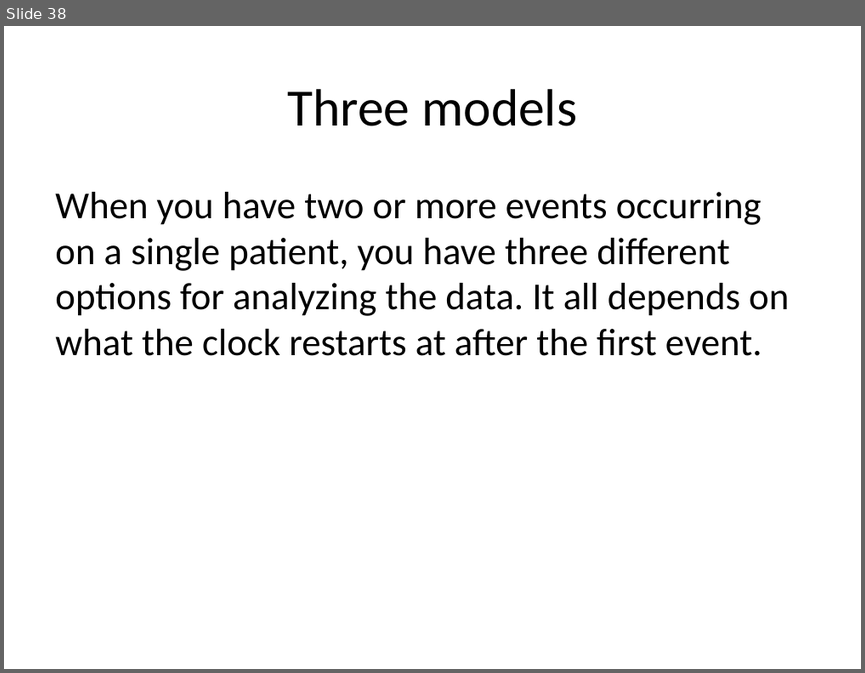
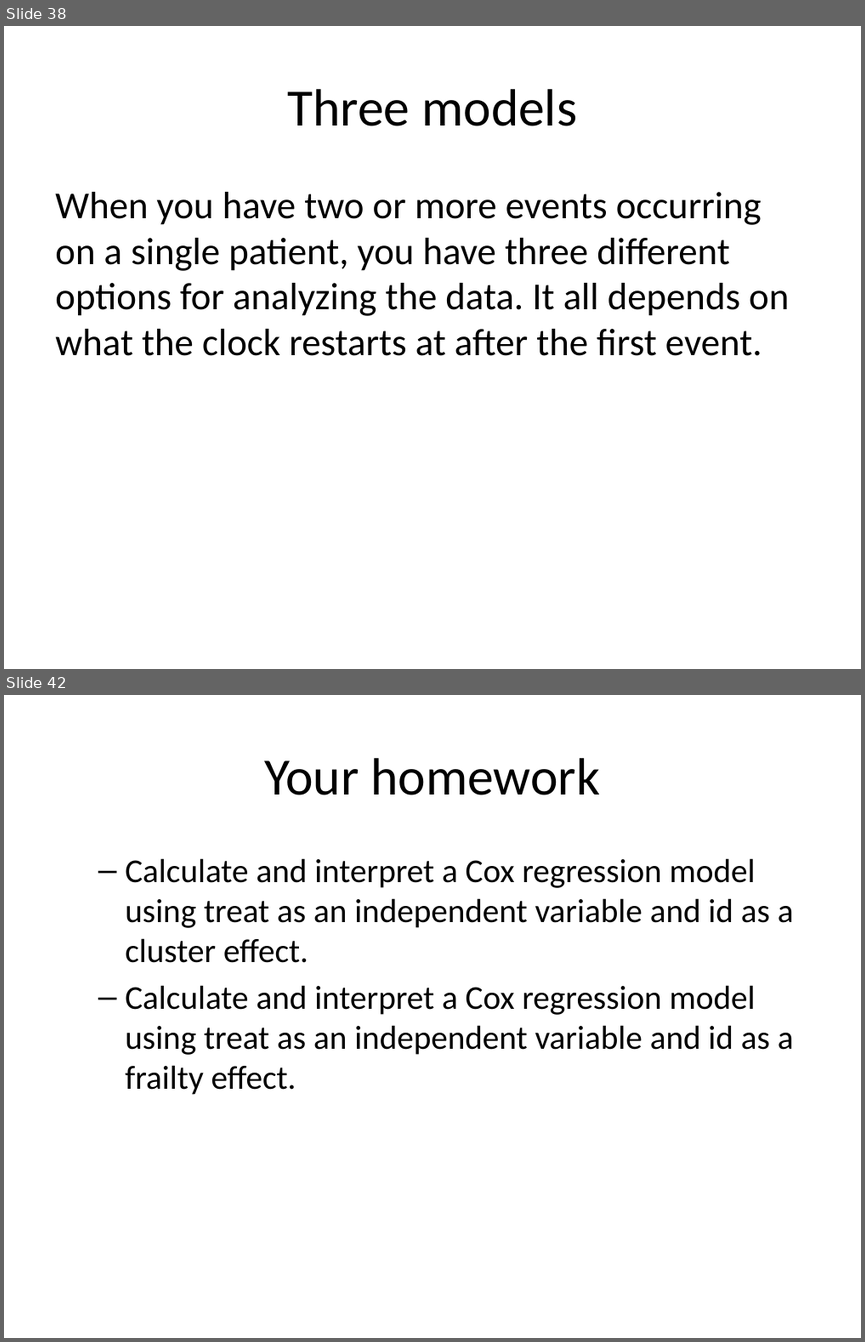
Before and after one commit to pmean/survival-lecture7, a slide deck: r/class7.pptx. Shown one above the other, each under a label of ours: slide 38 before the commit, slides 38 and 42 after it; the slides between them are not shown. The pictures are 865x673 and 865x1342 pixels, drawn with LibreOffice and Linux fonts; fonts in the diff are those of the drawing. Boxes give left, top, right and bottom in pixels: in the first picture for what was removed or moved away, otherwise in the second. Text is boxed around its words. In the diff, an @@ line names an element or a change of style, - is before the commit and + after.

```diff
--- a/r/class7.pptx
+++ b/r/class7.pptx
@@ slide 42 added at bbox=[4, 695, 861, 1338], background #FFFFFF @@
@@ title added at bbox=[264, 758, 601, 795], 44 pt, text #000000 @@
+Your homework
@@ text added at bbox=[125, 858, 794, 1095], 28 pt, text #000000 @@
+  – Calculate and interpret a Cox regression model using treat as an independent variable and id as a cluster effect.
+  – Calculate and interpret a Cox regression model using treat as an independent variable and id as a frailty effect.
```
Also in this commit, not shown: 3 other slides added, 1 slide removed, 3 other files.
